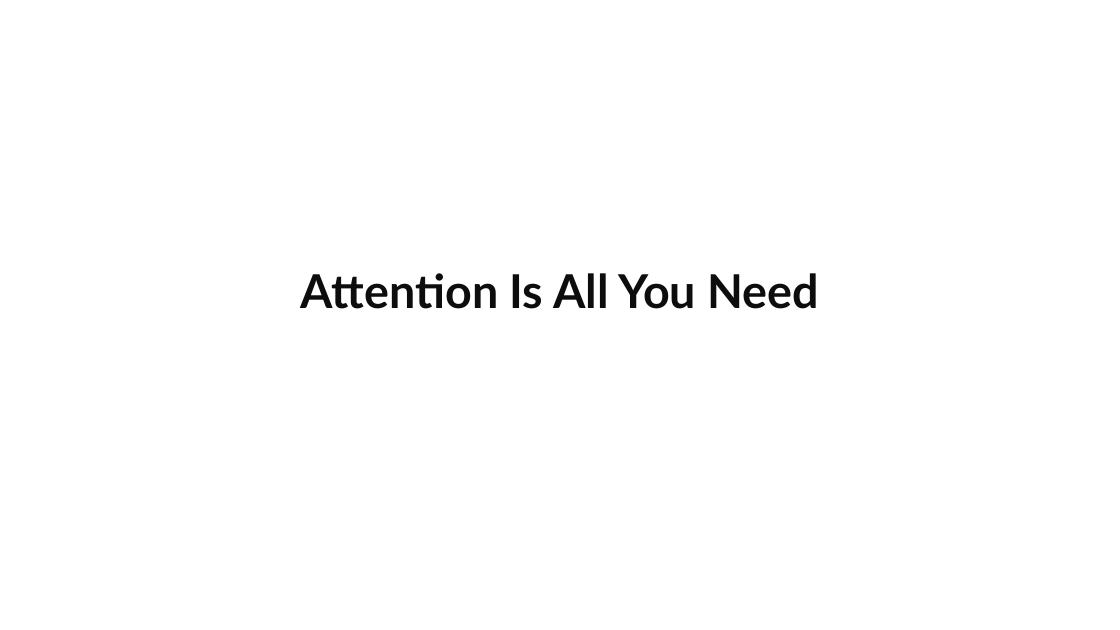
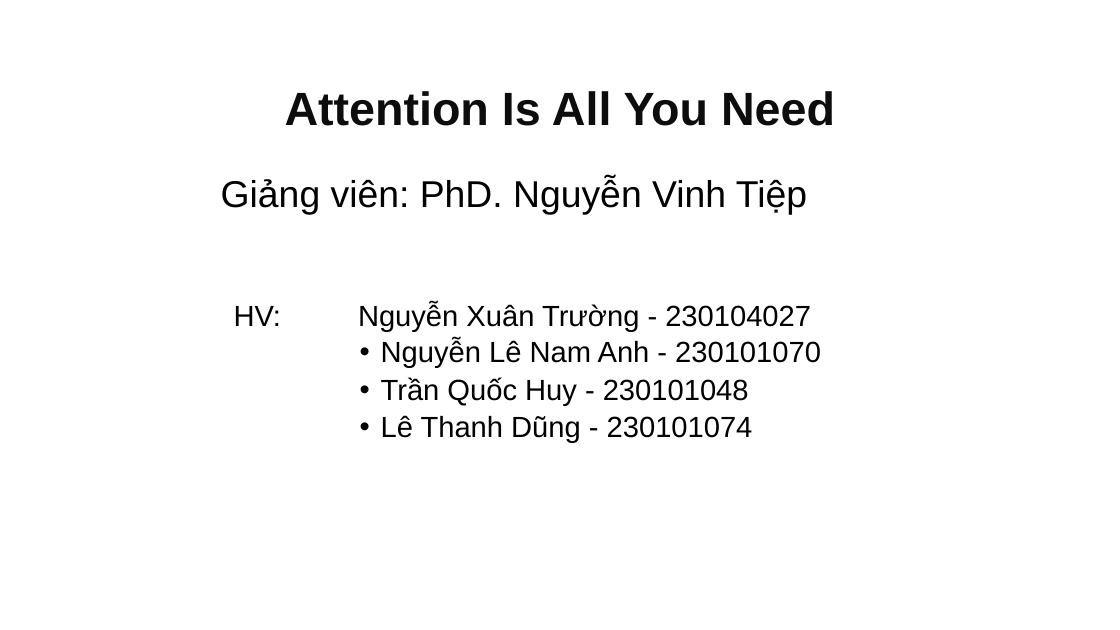
Before and after one commit to thanhtai9606/lab-master, a slide deck: slide 1 of lab/all you need/Attention Is All You Need.pptx. Drawn at 1120x630 pixels with LibreOffice and Linux fonts; fonts in the diff are those of the drawing; background and template pictures are left out. Boxes give left, top, right and bottom in pixels: in the first picture for what was removed or moved away, otherwise in the second. Text is boxed around its words. In the diff, an @@ line names an element or a change of style, - is before the commit and + after.

```diff
--- a/lab/all you need/Attention Is All You Need.pptx
+++ b/lab/all you need/Attention Is All You Need.pptx
@@ title "Attention Is All You Need": place and size @@
-title "Attention Is All You Need" at <box>301,273,818,309</box>
+title "Attention Is All You Need" at <box>285,91,835,126</box>
@@ title "Attention Is All You Need" at <box>285,91,835,126</box>: font Lato to Arial; line spacing 0.9 to 1; vertical alignment bottom to middle @@
@@ subtitle added at <box>221,179,807,215</box>, 32 pt, text #000000 @@
+Giảng viên: PhD. Nguyễn Vinh Tiệp
@@ text added at <box>234,303,821,443</box>, 25 pt, text #000000 @@
+HV: Nguyễn Xuân Trường - 230104027
+              • Nguyễn Lê Nam Anh - 230101070
+              • Trần Quốc Huy - 230101048
+              • Lê Thanh Dũng - 230101074
```
Also in this commit, not shown: 14 other slides changed, 1 slide removed, 4 other files.
